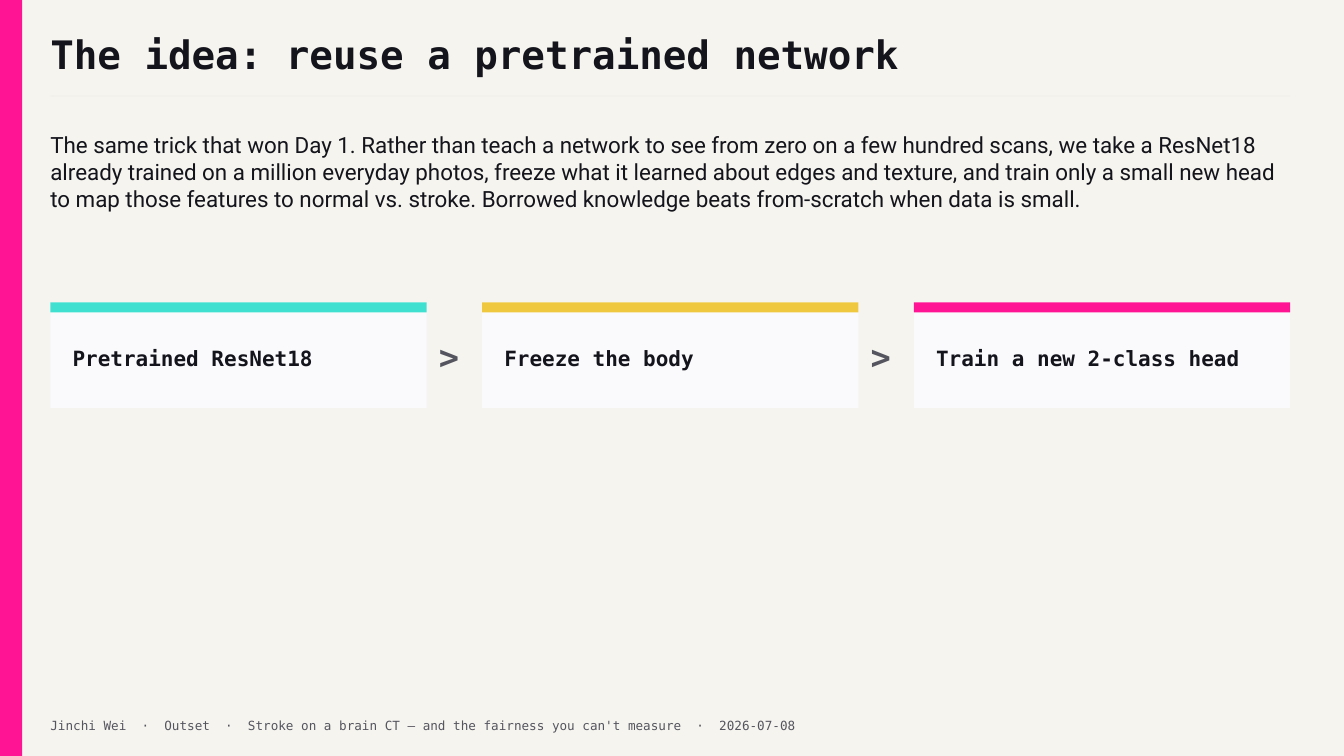
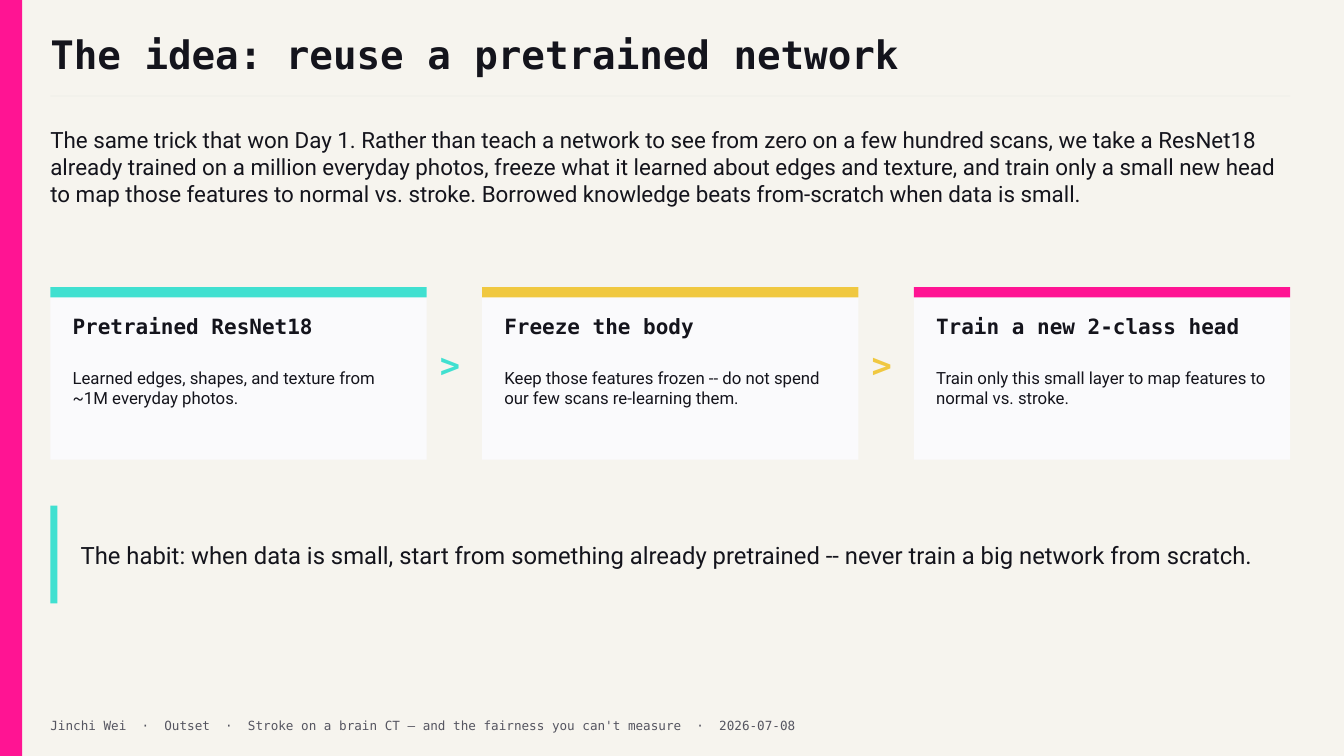
Before and after one commit to jinchiwei/outset-ai-healthcare, a slide deck: slide 8 of solutions/g3_brain_ct/slides/g3_brain_ct.pptx. Drawn at 1344x756 pixels with LibreOffice and Linux fonts; fonts in the diff are those of the drawing. Boxes give left, top, right and bottom in pixels: in the first picture for what was removed or moved away, otherwise in the second. Text is boxed around its words. In the diff, an @@ line names an element or a change of style, - is before the commit and + after.

```diff
--- a/solutions/g3_brain_ct/slides/g3_brain_ct.pptx
+++ b/solutions/g3_brain_ct/slides/g3_brain_ct.pptx
@@ text "The same trick that won ...": place and size @@
-text "The same trick that won ..." at <box>50,136,1275,212</box>
+text "The same trick that won ..." at <box>50,131,1275,207</box>
@@ rectangle: place and size @@
-rectangle at <box>50,302,426,408</box>
+rectangle at <box>50,287,426,460</box>
@@ rectangle: place and size @@
-rectangle at <box>482,302,858,408</box>
+rectangle at <box>482,287,858,460</box>
@@ 3 rectangles: place and size @@
-3 rectangles at <box>50,302,1291,313</box>
+3 rectangles at <box>50,287,1291,297</box>
@@ rectangle: place and size @@
-rectangle at <box>914,302,1291,408</box>
+rectangle at <box>914,287,1291,460</box>
@@ text "Pretrained ResNet18": place and size @@
-text "Pretrained ResNet18" at <box>73,349,312,367</box>
+text "Pretrained ResNet18" at <box>73,317,312,335</box>
@@ text "Freeze the body": place and size @@
-text "Freeze the body" at <box>504,350,694,371</box>
+text "Freeze the body" at <box>504,318,694,339</box>
@@ vertical alignment middle to top in 3 elements at <box>73,317,312,335</box>, <box>504,318,694,339</box>, <box>936,317,1240,335</box> @@
@@ text "Train a new 2-class head": place and size @@
-text "Train a new 2-class head" at <box>936,349,1240,367</box>
+text "Train a new 2-class head" at <box>936,317,1240,335</box>
@@ text ">": place and size @@
-text ">" at <box>439,331,474,381</box>
+text ">" at <box>440,339,475,389</box>
@@ text ">" at <box>440,339,475,389</box>: text colour #555560 to #40E0D0 @@
@@ text ">": place and size @@
-text ">" at <box>871,331,906,381</box>
+text ">" at <box>872,339,907,389</box>
@@ text ">" at <box>872,339,907,389</box>: text colour #555560 to #F0C840 @@
@@ text added at <box>73,371,375,408</box>, 12 pt, text #14141C @@
+Learned edges, shapes, and texture from ~1M everyday photos.
@@ text added at <box>504,371,820,408</box>, 12 pt, text #14141C @@
+Keep those features frozen -- do not spend our few scans re-learning them.
@@ text added at <box>936,371,1266,404</box>, 12 pt, text #14141C @@
+Train only this small layer to map features to normal vs. stroke.
@@ rectangle added at <box>50,506,57,604</box>, fill #40E0D0 @@
@@ text added at <box>81,546,1252,569</box>, 17 pt, text #14141C @@
+The habit: when data is small, start from something already pretrained -- never train a big network from scratch.
```
Also in this commit, not shown: 10 other slides changed, 2 other files.
